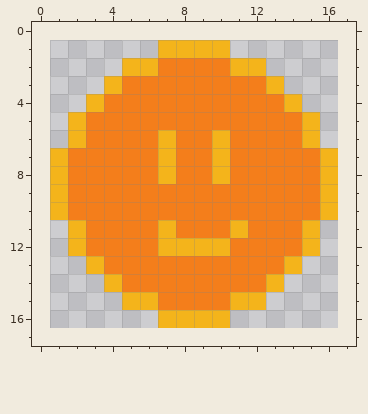
Two versions of one pixel-art file, sprites/timer_icon.ase. Above, as it was before the edit.
16x16 pixels, 1 frame. The old version is drawn lined up with the new one, on the new canvas.
After the commit:
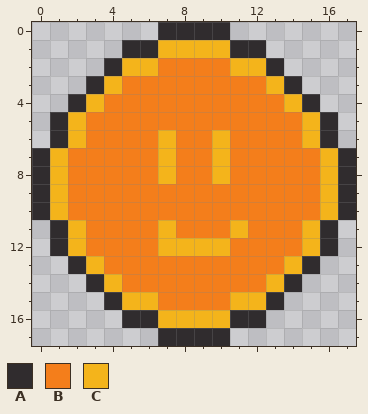
Palette (. is transparent): A #302c2e  B #f47e1b  C #f4b41b
Author's note on the commit: Remove unnesecary timer and fiddle with some sprites
Changes in this commit:
canvas 16x16 -> 18x18, the old top-left corner now at 1,1
Changed rows in their new state; - is an unchanged pixel.
first column x 0:
 0 -------AAAA-------
 1 -----AA----AA-----
 2 ----A--------A----
 3 ---A----------A---
 4 --A------------A--
 5 -A--------------A-
 6 -A--------------A-
 7 A----------------A
 8 A----------------A
 9 A----------------A
10 A----------------A
11 -A--------------A-
12 -A--------------A-
13 --A------------A--
14 ---A----------A---
15 ----A--------A----
16 -----AA----AA-----
17 -------AAAA-------
Changed places in both pictures, as pixel boxes (x1, y1, x2, y2):
added: (32, 22, 356, 346)
